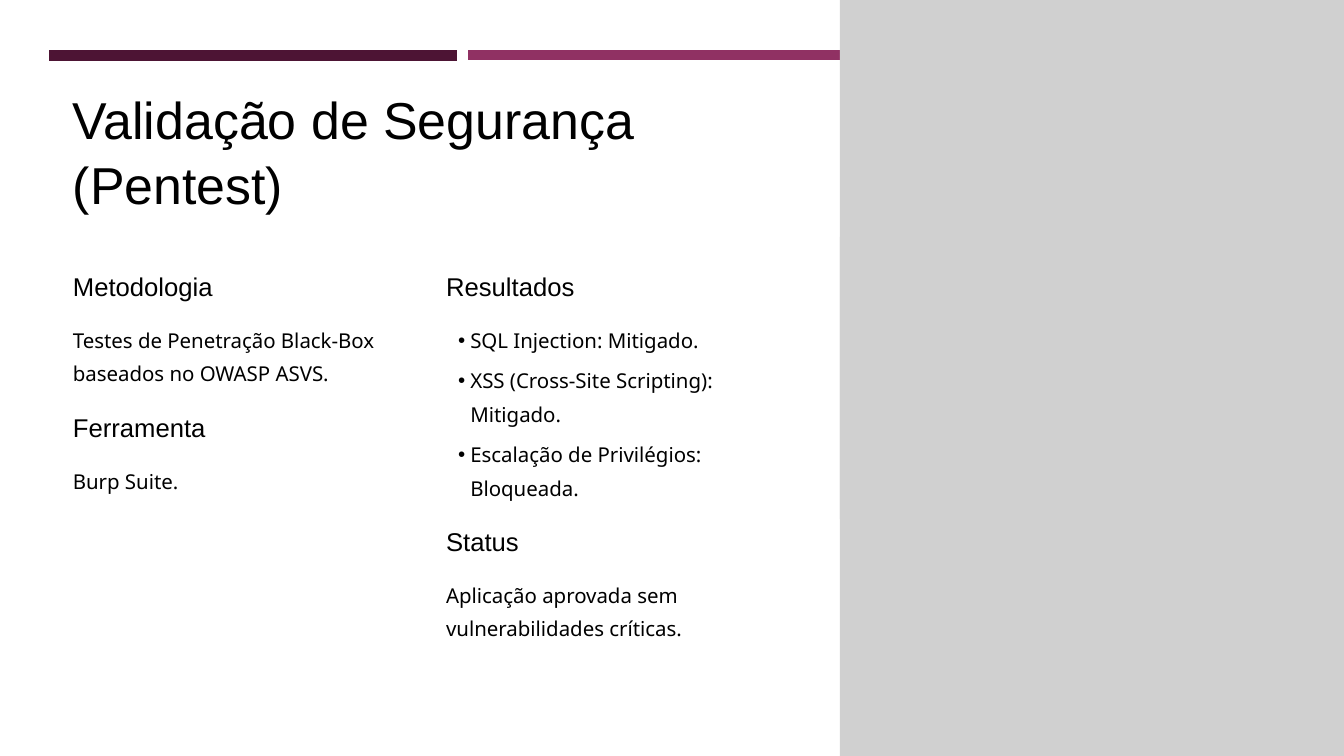
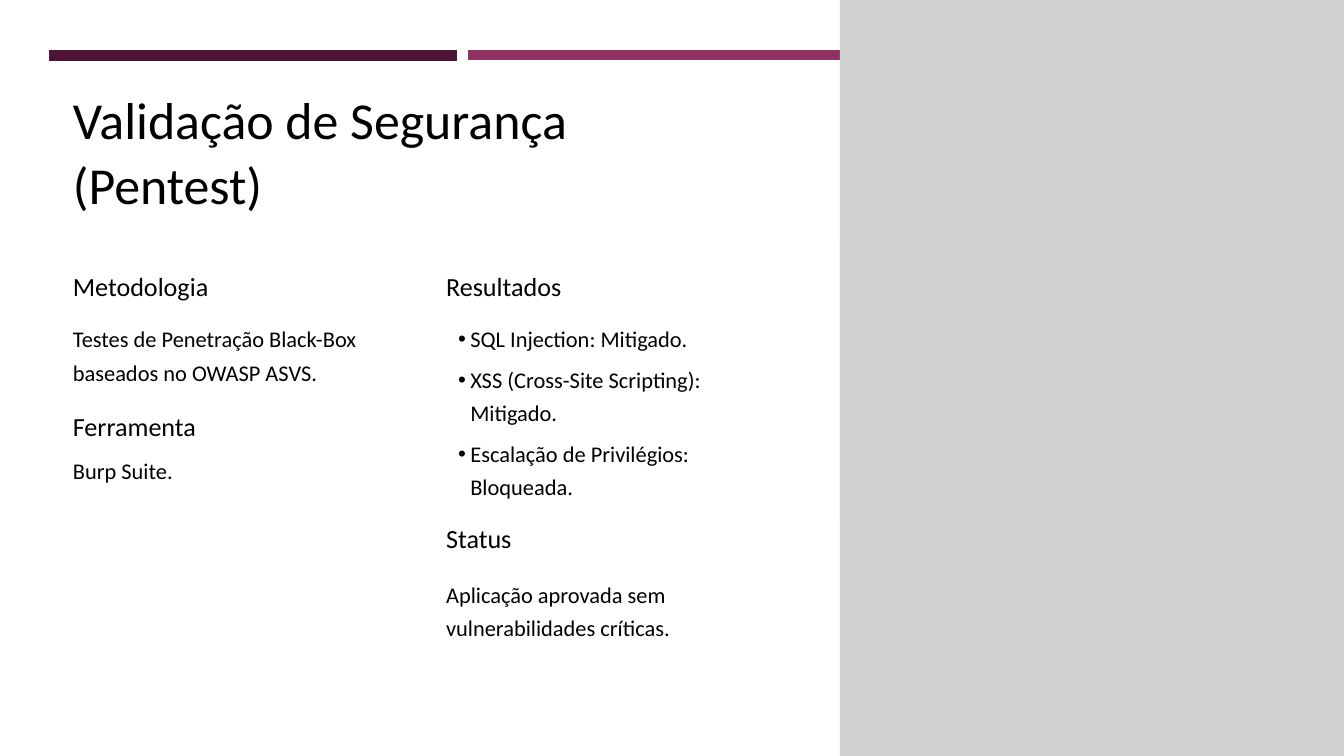
Before and after one commit to z12guilherme/gestao_atipicos, a slide deck: slide 11 of tcc/TCC - Slides.pptx. Drawn at 1344x756 pixels with LibreOffice and Linux fonts; fonts in the diff are those of the drawing; grey boxes stand for pictures. Boxes give left, top, right and bottom in pixels: in the first picture for what was removed or moved away, otherwise in the second. Text is boxed around its words. In the diff, an @@ line names an element or a change of style, - is before the commit and + after.

```diff
--- a/tcc/TCC - Slides.pptx
+++ b/tcc/TCC - Slides.pptx
@@ text "Validação de Segurança (Pentest)" at [73, 103, 567, 211]: font Arial to Calibri @@
@@ size 21.9 to 24 pt, font Noto Sans to Calibri in 6 elements at [470, 372, 701, 425], [470, 331, 688, 351], [73, 331, 356, 381], [470, 446, 689, 499], [446, 587, 669, 636], [73, 463, 172, 483] @@
@@ text "Burp Suite.": place and size @@
-text "Burp Suite." at [73, 474, 178, 494]
+text "Burp Suite." at [73, 463, 172, 483]
@@ size 27.5 to 28 pt, font Arial to Calibri in 4 elements at [446, 278, 561, 297], [73, 278, 208, 301], [73, 419, 196, 436], [446, 531, 511, 549] @@
```
Also in this commit, not shown: 13 other slides changed.
